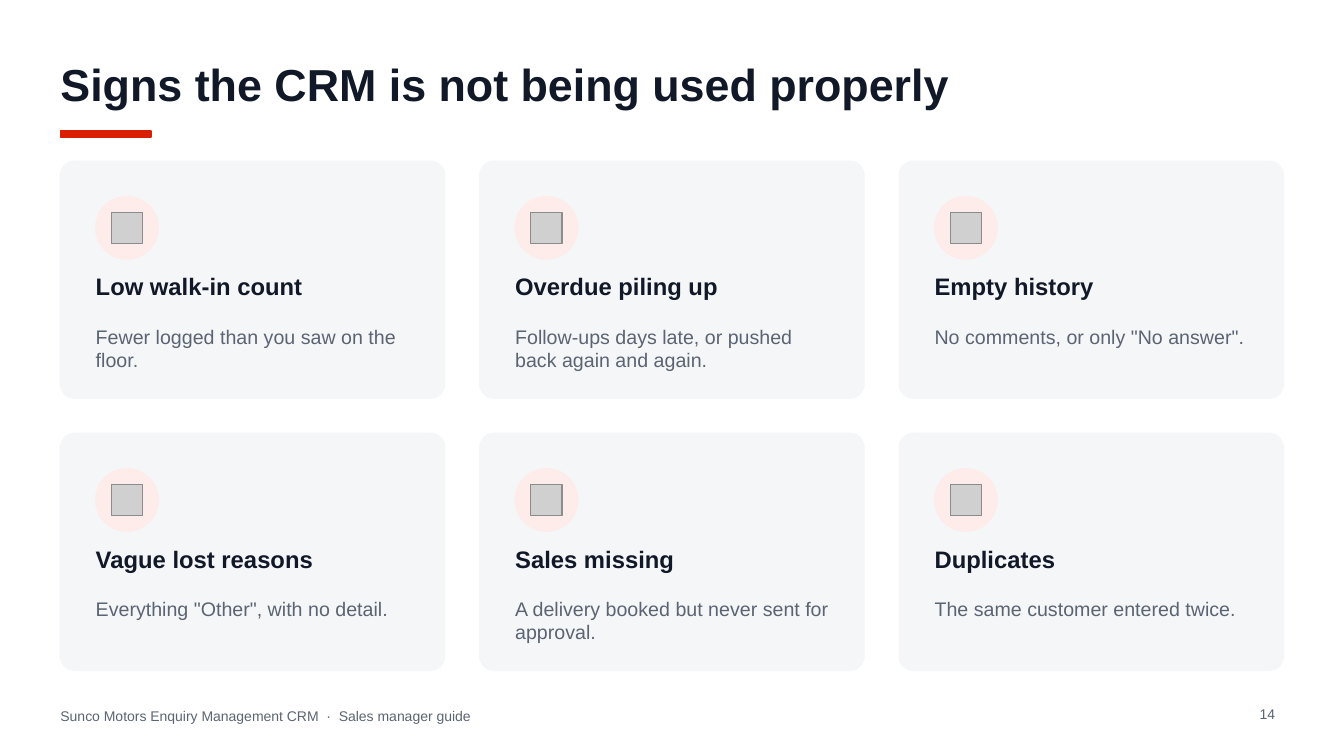
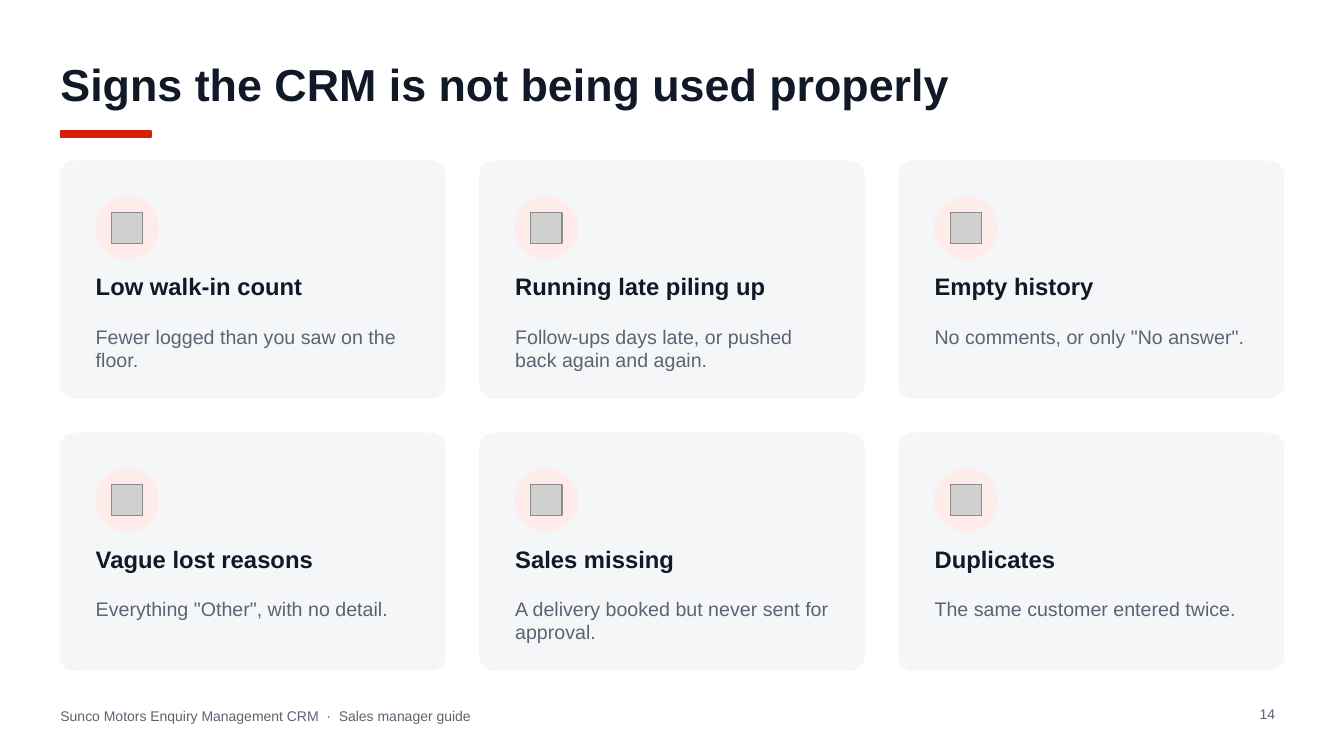
Before and after one commit to jakeeeecurran/walkin-management, a slide deck: slide 14 of docs/training/Sunco-Motors-Enquiry-CRM-Sales-Manager-Guide.pptx. Drawn at 1344x756 pixels with LibreOffice and Linux fonts; fonts in the diff are those of the drawing; grey boxes stand for pictures. Boxes give left, top, right and bottom in pixels: in the first picture for what was removed or moved away, otherwise in the second. Text is boxed around its words. In the diff, an @@ line names an element or a change of style, - is before the commit and + after.

```diff
--- a/docs/training/Sunco-Motors-Enquiry-CRM-Sales-Manager-Guide.pptx
+++ b/docs/training/Sunco-Motors-Enquiry-CRM-Sales-Manager-Guide.pptx
@@ text at box(515, 277, 765, 300): text changed @@
-Overdue piling up
+Running late piling up
```
Also in this commit, not shown: 7 other slides changed, 1 slide added, 3 other files.
